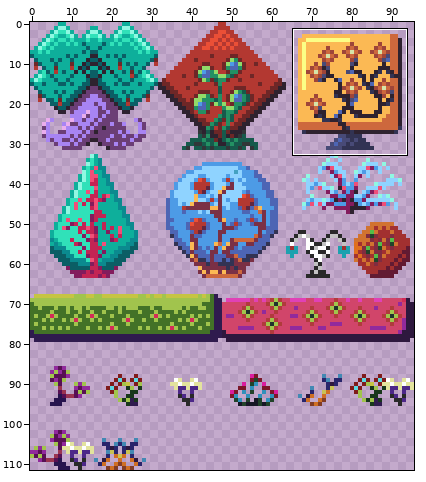
Sprite sheet -- environment/vegetation/Vegetation.png. Above: a wide view before the commit, with the close-up outlined.
Close-up. First the earlier version:
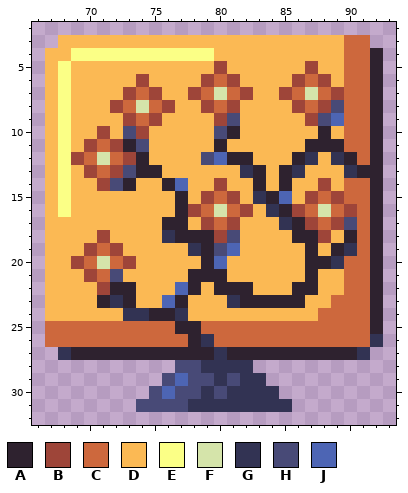
The file is 96x112 pixels. Shown: x 66..93, y 2..32. The commit also changed other parts of the picture, which this record leaves out.
Palette (. is transparent): A #2e222f  B #9e4539  C #cd683d  D #fbb954  E #fbff86  F #d5e4aa  G #323353  H #484a77  J #4d65b4
Pixels before, first column x 67:
 3 .DDDDDDDDDDDDDDDDDDDDDDCC.
 4 DDEEEEEEEEEEEDDDDDDDDDDCCA
 5 DEDDDDDDDDDDDBDDDDDDBDDCCA
 6 DEDDDDDBDDDDBCBDDDDBCBDCCA
 7 DEDDDDBCBDDBCFCBDDBCFCBCCA
 8 DEDDDBCFCBDDBCBDDDDBCBHCCA
 9 DEDDDDBCBDDDDBHDDDDDBHJCCA
10 DEDDBDHBDDDDDHADDDDDDADCCA
11 DEDBCBAHDDDDDADDDDDDAAACCA
12 DEBCFCBADDDDHJAADDDAGDGACA
13 DEDBCBHAADDDDDDGADAGDDDGAA
14 DEDDBHADDAJDDBDDADADDBDCCA
15 DEDDDDDDDDADBCBDGAJDBCBCCA
16 DEDDDDDDDDABCFCBDGABCFCBCA
17 DDDDDDDDDAADBCBDDDGABCBHCA
18 DDDDBDDDDGAAABHDDDDAABDACA
19 DDDBCBDDDDDGAHJDDDDDADAGCA
20 DDBCFCBDDDDDAJDDDDDDAAGCCA
21 DDDBCHDDDDDAAADDDDDDADDCCA
22 DDDDBAADDDJADAAADDDAADDCCA
23 DDDDAGADDJADDDGAAAAADDCCCA
24 DDDDDDGGAAGDDDDDDDDDDCCCCA
25 CCCCCCCCCCAACCCCCCCCCCCCCA
26 CCCCCCCCCCCAGCCCCCCCCCCCCG
27 .GAAAAAAAAAAAGAAAAAAAAAAG.
28 ..........HHGGGG..........
29 .........HJHHGHGG.........
30 ........HJHHGHGGGG........
31 .......HHHHGGGGGGGG.......
Now the later version:
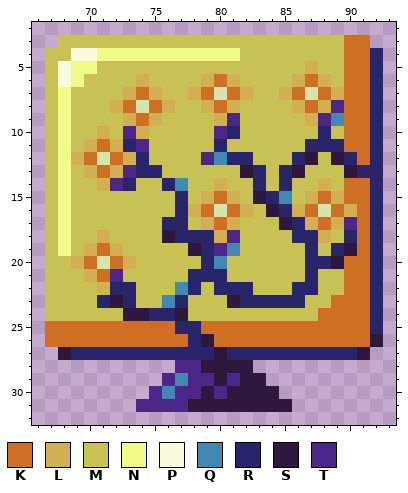
Colours new in this view: K #cf6f23  L #d1af52  M #c8c254  N #f0fc86  P #f8fcdb  Q #4288b3  R #29256b  S #2e183e  T #4c2788
What changed:
Changed rows in their new state; - is an unchanged pixel.
first column x 67:
 3 -MMMMMMMMMMMMMMMMMMMMMMKK-
 4 MMPPNNNNNNNNNNNMMMMMMMMKKR
 5 MPNNMMMMMMMMMMMMMMMMLMMKKR
 6 MPNMMMMLMMMMLKLMMMMLKLMKKR
 7 MNMMMMLKLMMLK-KLMMLK-KLKKR
 8 MNMMMLK-KLMMLKLMMMMLKLTKKR
 9 MNMMMMLKLMMMMLTMMMMMLTQKKR
10 MNMMLMTLMMMMMTRMMMMMMRMKKR
11 MNMLKLRTMMMMMRMMMMMMRRRKKR
12 MNLK-KLRMMMMTQRRMMMRSMSRKR
13 MNMLKLTRRMMMMMMSRMRSMMMSRR
14 MNMMLTRMMRQMMLMMRMRMMLMKKR
15 MNMMMMMMMMRMLKLMSRQMLKLKKR
16 MNMMMMMMMMRLK-KLMSRLK-KLKR
17 MNMMMMMMMRRMLKLMMMSRLKLTKR
18 MNMMLMMMMSRRRLTMMMMRRLMRKR
19 MNMLKLMMMMMSRTQMMMMMRMRSKR
20 MMLK-KLMMMMMRQMMMMMMRRSKKR
21 MMMLKTMMMMMRRRMMMMMMRMMKKR
22 MMMMLRRMMMQRMRRRMMMRRMMKKR
23 MMMMRSRMMQRMMMSRRRRRMMKKKR
24 MMMMMMSSRRSMMMMMMMMMMKKKKR
25 KKKKKKKKKKRRKKKKKKKKKKKKKR
26 KKKKKKKKKKKRSKKKKKKKKKKKKS
27 -SRRRRRRRRRRRSRRRRRRRRRRS-
28 ----------TTSSSS----------
29 ---------TQTTSTSS---------
30 --------TQTTSTSSSS--------
31 -------TTTTSSSSSSSS-------
